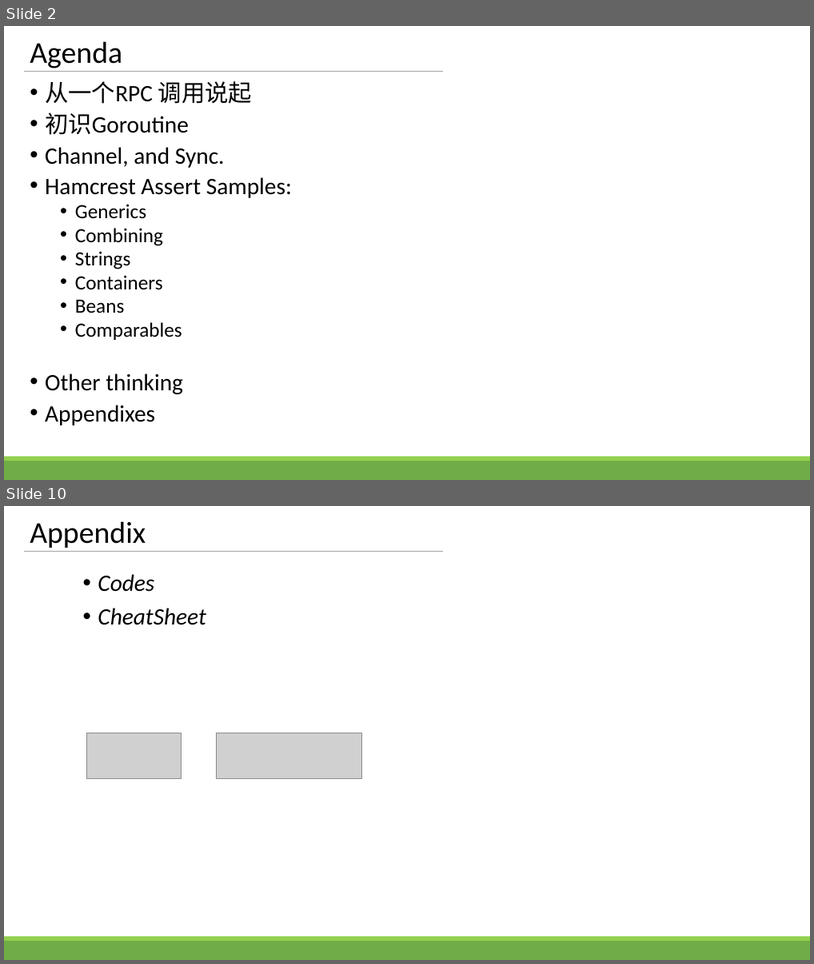
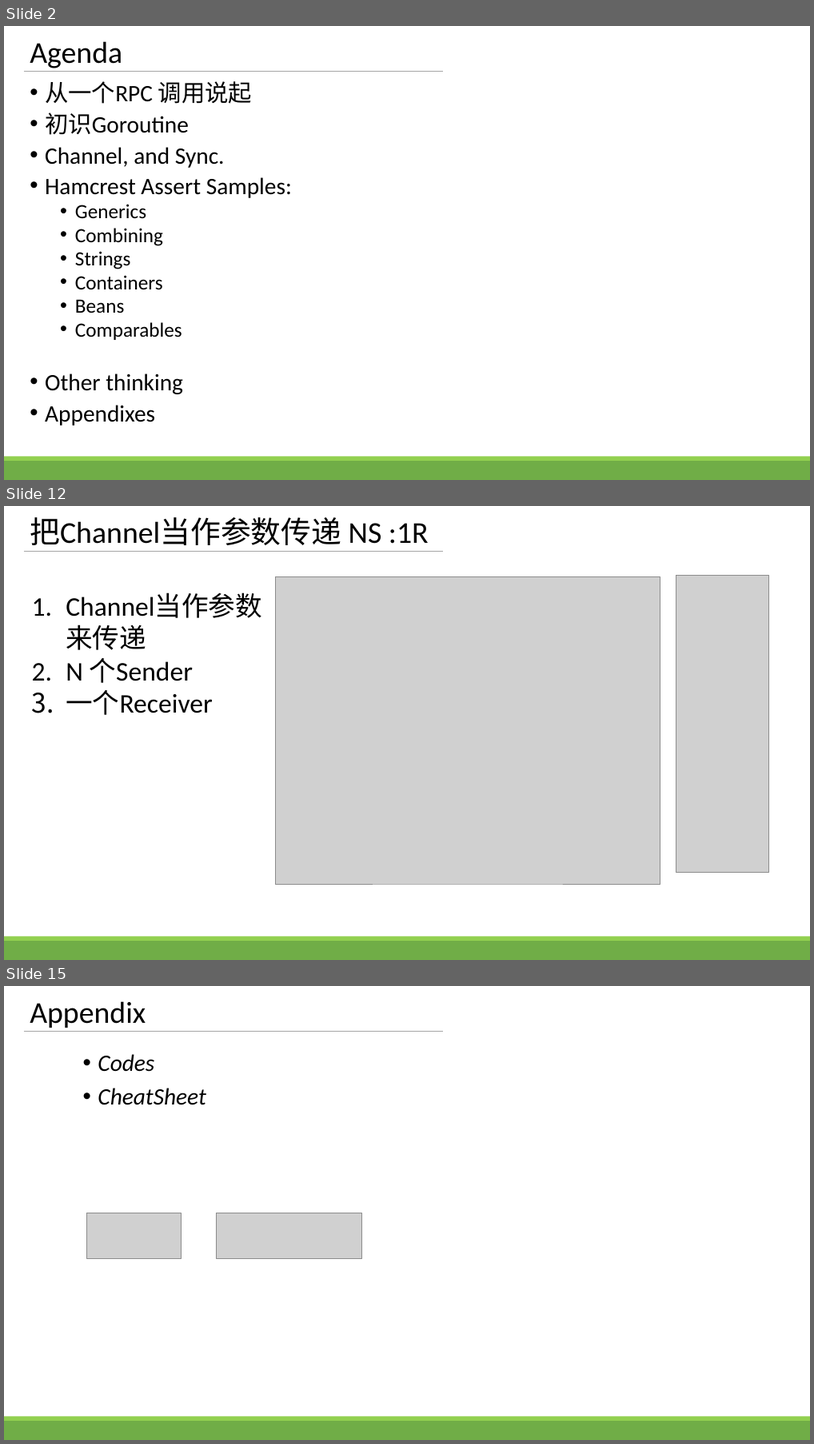
Before and after one commit to zhengbr2/sharing, a slide deck: GolangConcurency.pptx. Shown one above the other, each under a label of ours: slides 2 and 10 before the commit, slides 2, 12 and 15 after it; the slides between them are not shown. The pictures are 814x964 and 814x1444 pixels, drawn with LibreOffice and Linux fonts; fonts in the diff are those of the drawing; grey boxes stand for pictures. Boxes give left, top, right and bottom in pixels: in the first picture for what was removed or moved away, otherwise in the second. Text is boxed around its words. In the diff, an @@ line names an element or a change of style, - is before the commit and + after.

```diff
--- a/GolangConcurency.pptx
+++ b/GolangConcurency.pptx
@@ slide 12 added at [4, 506, 810, 960], background #FFFFFF; not listed: 3 template elements that a slide beside it also shows @@
@@ title added at [30, 517, 429, 545], 36 pt, text #000000 @@
+把Channel当作参数传递 NS :1R
@@ picture added at [276, 576, 660, 884] @@
@@ picture added at [676, 575, 769, 872] @@
@@ text added at [66, 658, 213, 715], 32 pt, text #000000 @@
+1. Channel当作参数来传递
+2. N 个Sender
+3. 一个Receiver
@@ what was slide 10 is now slide 15 @@
```
Also in this commit, not shown: 6 slides changed, 5 other slides added, 1 slide removed, 6 other files.
